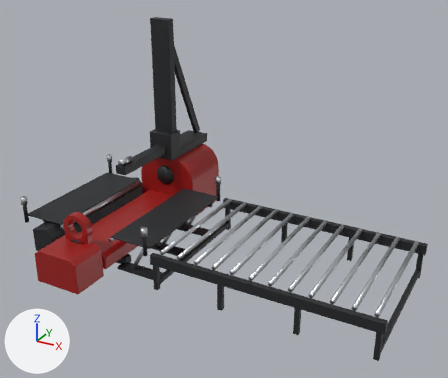
Before and after pictures for a commit that changed the glTF model public/models/machine.glb.
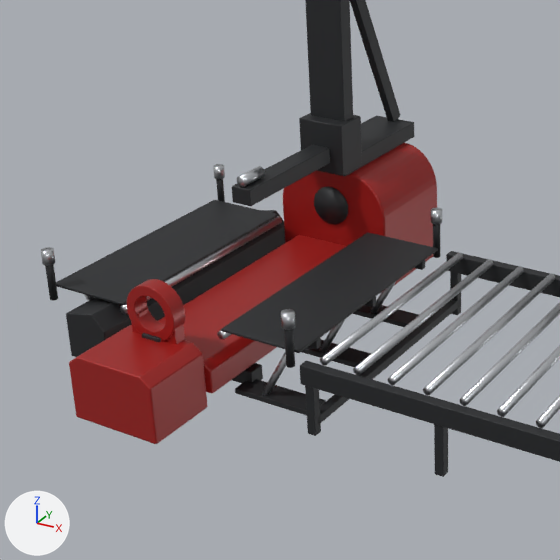
Old and new are each drawn whole from a camera (50 mm lens) standing at (8.3, -10.45, 6.16) and looking at (2.5, 0.1, 0.89) and again close up on the part from 0% to 63% of the width and 19% to 93% of the height. Lighting does not change. The marker at lower left points along +X, +Y and +Z. The first two pictures are the older version. Where no turn or scale is listed for an object, it has been applied to the vertices. Vertices at exactly the same position are counted once.

In view in the first close-up: 'DriveHousing', 'DropHousing', 'EjectorJ', 'LowerBody', 'SupportTableL', 'SupportTableR', 'TableBeam1.53', 'TowerArm', 'TowerBase', 'TowerCarriage', 'TowerColumn', 'Yoke', 'YokeHinge', 'YokePlateL', 'YokePlateR' and 35 more.
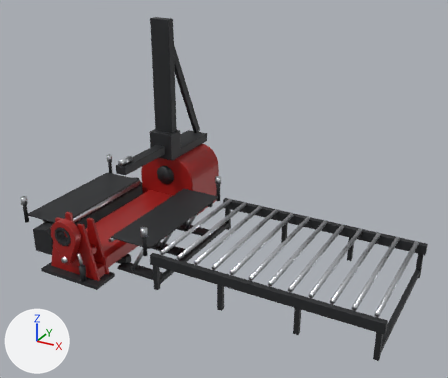
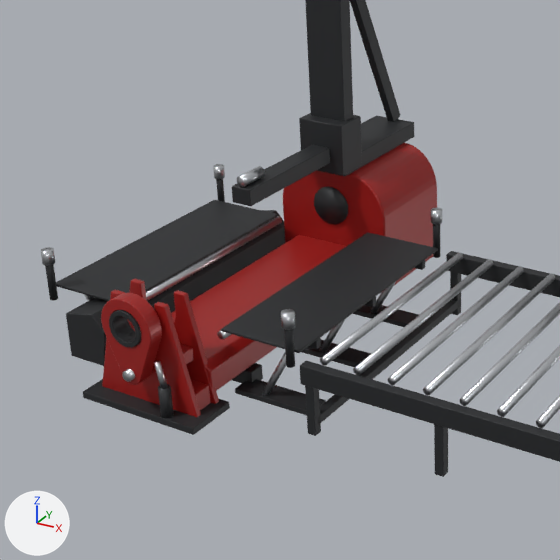
Where the change shows, as pixel boxes [x1, y1, x2, y2] in the close-ups (560 x 560 px):
'DropHousing', deleted (red): before [69, 325, 207, 444]
'Yoke', reshaped (48% taller): before [127, 279, 185, 341]; after [101, 293, 162, 385]
'FrontFrame1', added (red): after [102, 290, 201, 417]
'FrontFrameBase', added: after [83, 379, 230, 435]
'FrontFrame0', added (red): after [130, 279, 219, 404]
'YokeBearing', added: after [109, 310, 141, 348]
'YokeRamBody', added: after [158, 384, 174, 419]
'FrontFrameTieLow', added: after [191, 380, 211, 410]
'YokePlateR', deleted: before [167, 324, 185, 344]
'YokeRamRod', added: after [154, 361, 168, 389]
'FrontFrameTieMid', added (mostly hidden): after [180, 344, 193, 364]
'YokeHingePin', added: after [122, 369, 135, 382]
'YokeHinge', deleted: before [142, 333, 161, 342]
'YokePlateL', deleted (mostly hidden): before [131, 308, 148, 334]

Diff of the bpy script that builds the scene:
```diff
--- a/public/models/machine.glb.py
+++ b/public/models/machine.glb.py
@@ me_yoke @@
-me_yoke.from_pydata(...)  # 768 vertices, 1536 faces; spans x -0.32..0.32, y -1.82..-1.63, z -0.146..0.494
+me_yoke.from_pydata(...)  # 687 vertices, 1374 faces; spans x -0.33..0.33, y -2.19..-2.01, z -0.487..0.504
+# me_yoke part 1: 768 vertices removed from x -0.32..0.32, y -1.82..-1.63, z -0.146..0.494; 687 vertices added at x -0.33..0.33, y -2.19..-2.01, z -0.487..0.504
 me_yoke.materials.append(mat_machinered)
@@ ob_drophousing @@
-ob_drophousing = bpy.data.objects.new('DropHousing', me_drophousing)
@@ ob_yokehinge @@
-ob_yokehinge = bpy.data.objects.new('YokeHinge', me_yokehinge)
@@ ob_yokeplatel @@
-ob_yokeplatel = bpy.data.objects.new('YokePlateL', me_yokeplatel)
@@ ob_yokeplater @@
-ob_yokeplater = bpy.data.objects.new('YokePlateR', me_yokeplater)
@@ ob_yokeramrod @@
+ob_yokeramrod = bpy.data.objects.new('YokeRamRod', me_yokeramrod)  # 40 vertices, 76 faces; spans x -0.064..0.064, y -0.035..0.035, z -0.147..0.147; in mat_steel (light grey #ced1d6)
+ob_yokeramrod.location = (0.33, -2.1, -0.32)
@@ ob_yokerambody @@
+ob_yokerambody = bpy.data.objects.new('YokeRamBody', me_yokerambody)  # a 24-sided cylinder along z spanning x -0.065..0.065, y -0.065..0.065, z -0.19..0.19; in mat_machineblack (dark grey #2f3033)
+ob_yokerambody.location = (0.36, -2.1, -0.65)
@@ ob_yokehingepin @@
+ob_yokehingepin = bpy.data.objects.new('YokeHingePin', me_yokehingepin)  # a 24-sided cylinder along y spanning x -0.06..0.06, y -0.15..0.15, z -0.06..0.06; in mat_steel (light grey #ced1d6)
+ob_yokehingepin.location = (0.0, -2.1, -0.36)
@@ ob_yokebearing @@
+ob_yokebearing = bpy.data.objects.new('YokeBearing', me_yokebearing)  # 768 vertices, 1536 faces; spans x -0.205..0.205, y -2.21..-1.99, z -0.031..0.379; in mat_machineblack (dark grey #2f3033)
+ob_yokebearing.location = (0.0, 0.0, 0.0)
@@ ob_frontframetiemid @@
+ob_frontframetiemid = bpy.data.objects.new('FrontFrameTieMid', me_frontframetiemid)  # 56 vertices, 108 faces; spans x -0.42..0.42, y -1.91..-1.68, z -0.327..-0.177; in mat_machinered (red #a21d19)
+ob_frontframetiemid.location = (0.0, 0.0, 0.0)
@@ ob_frontframetielow @@
+ob_frontframetielow = bpy.data.objects.new('FrontFrameTieLow', me_frontframetielow)  # 56 vertices, 108 faces; spans x -0.6..0.6, y -1.91..-1.68, z -0.827..-0.577; in mat_machinered (red #a21d19)
+ob_frontframetielow.location = (0.0, 0.0, 0.0)
@@ ob_frontframebase @@
+ob_frontframebase = bpy.data.objects.new('FrontFrameBase', me_frontframebase)  # 56 vertices, 108 faces; spans x -0.76..0.76, y -2.17..-1.57, z -0.88..-0.8; in mat_machineblack (dark grey #2f3033)
+ob_frontframebase.location = (0.0, 0.0, 0.0)
@@ ob_frontframe1 @@
+ob_frontframe1 = bpy.data.objects.new('FrontFrame1', me_frontframe1)  # 186 vertices, 368 faces; spans x -0.677..0.677, y -1.98..-1.91, z -0.877..0.42; in mat_machinered (red #a21d19)
+ob_frontframe1.location = (0.0, 0.0, 0.0)
@@ ob_frontframe0 @@
+ob_frontframe0 = bpy.data.objects.new('FrontFrame0', me_frontframe0)  # 186 vertices, 368 faces; spans x -0.677..0.677, y -1.68..-1.61, z -0.877..0.42; in mat_machinered (red #a21d19)
+ob_frontframe0.location = (0.0, 0.0, 0.0)
```
